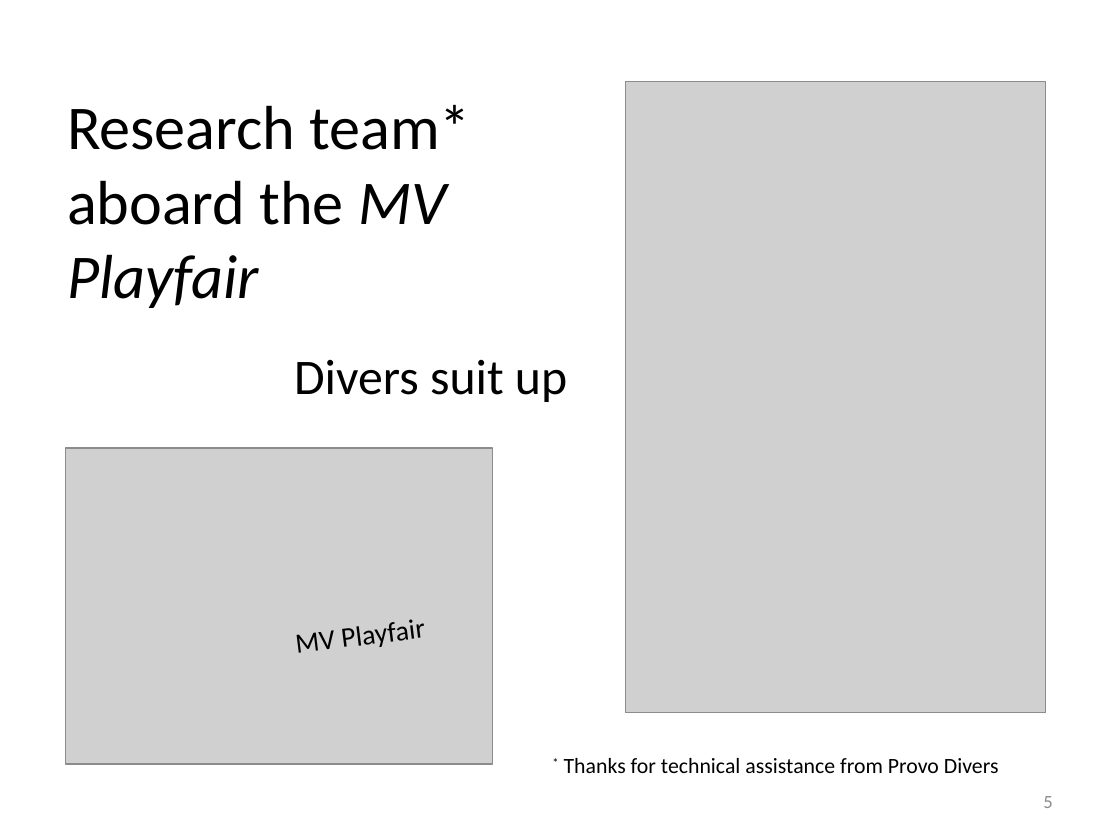
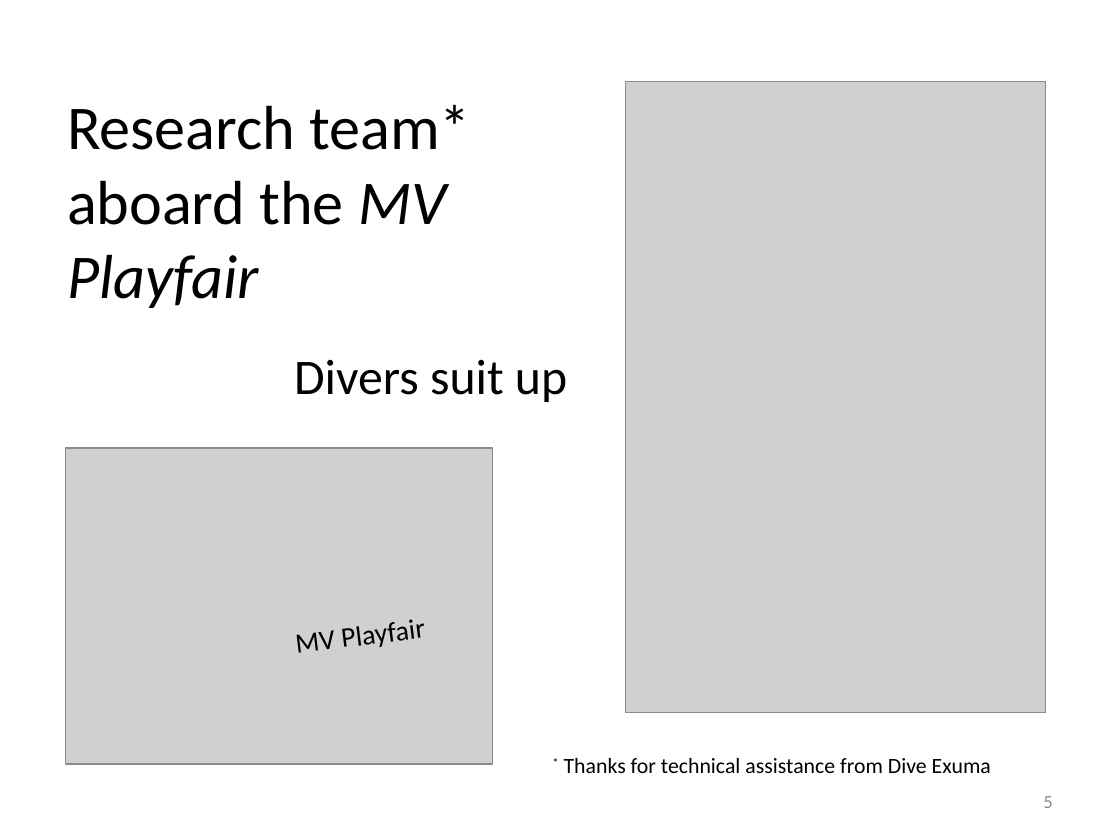
Before and after one commit to friendly/6135, a slide deck: slide 5 of lectures/DeepQuestions.pptx. Drawn at 1120x840 pixels with LibreOffice and Linux fonts; fonts in the diff are those of the drawing; grey boxes stand for pictures. Boxes give left, top, right and bottom in pixels: in the first picture for what was removed or moved away, otherwise in the second. Text is boxed around its words. In the diff, an @@ line names an element or a change of style, - is before the commit and + after.

```diff
--- a/lectures/DeepQuestions.pptx
+++ b/lectures/DeepQuestions.pptx
@@ text at [564,758,991,773]: text changed @@
-* Thanks for technical assistance from Provo Divers
+* Thanks for technical assistance from Dive Exuma
```
Also in this commit, not shown: 3 other slides changed, 2 slides added, 1 slide removed, 33 other files.
